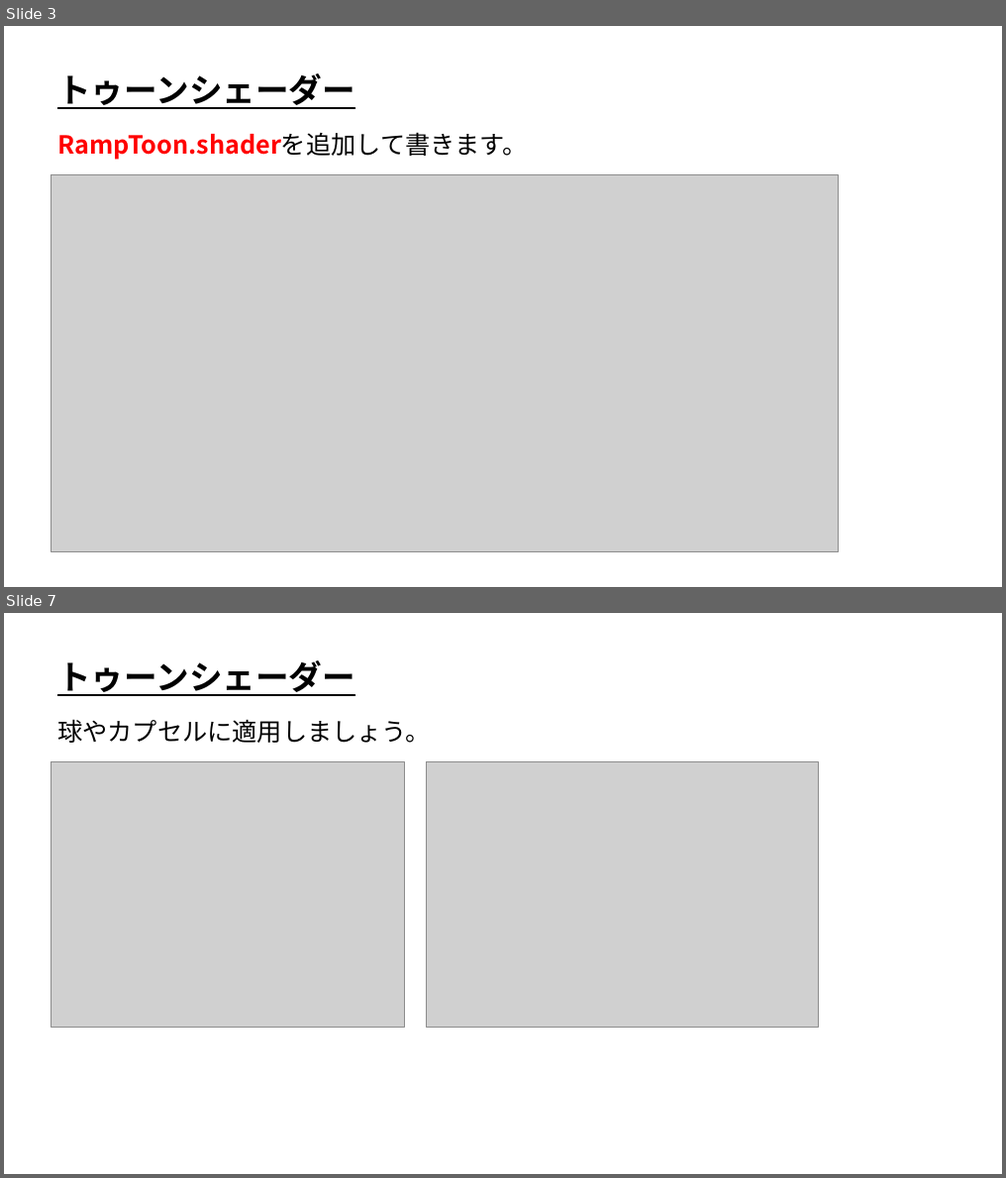
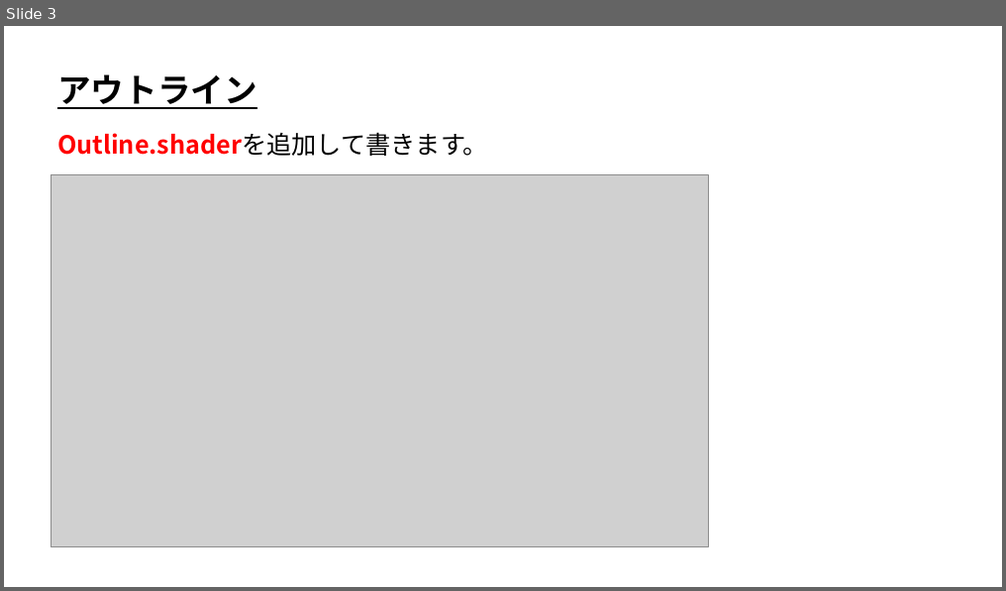
Before and after one commit to ArakiYusuke-Ohara/Textbook, a slide deck: ゲーム科2年/01_後期/ゲームプログラミング応用Ⅰ/09_複数Passでアウトライン.pptx. Shown one above the other, each under a label of ours: slides 3 and 7 before the commit, slide 3 after it; the slides between them are not shown. The pictures are 1006x1178 and 1006x591 pixels, drawn with LibreOffice and Linux fonts; fonts in the diff are those of the drawing; grey boxes stand for pictures. Boxes give left, top, right and bottom in pixels: in the first picture for what was removed or moved away, otherwise in the second. Text is boxed around its words. In the diff, an @@ line names an element or a change of style, - is before the commit and + after.

Commit message:
アウトラインスライド作成

```diff
--- a/ゲーム科2年/01_後期/ゲームプログラミング応用Ⅰ/09_複数Passでアウトライン.pptx
+++ b/ゲーム科2年/01_後期/ゲームプログラミング応用Ⅰ/09_複数Passでアウトライン.pptx
@@ slide 7 removed at box(4, 613, 1002, 1174), background #FFFFFF @@
@@ text removed at box(57, 661, 355, 696) @@
-トゥーンシェーダー
@@ text removed at box(57, 719, 430, 743) @@
-球やカプセルに適用しましょう。
@@ picture removed at box(51, 761, 405, 1028) @@
@@ picture removed at box(427, 761, 819, 1028) @@
@@ slide 3 changed as well @@
@@ text at box(57, 75, 257, 109): text changed @@
-トゥーンシェーダー
+アウトライン
@@ text at box(57, 132, 488, 156): text changed @@
-RampToon.shaderを追加して書きます。
+Outline.shaderを追加して書きます。
@@ picture: place and size @@
-picture at box(51, 174, 839, 553)
+picture at box(51, 174, 709, 548)
```
Also in this commit, not shown: 2 other slides changed, 8 slides added, 5 other slides removed.
